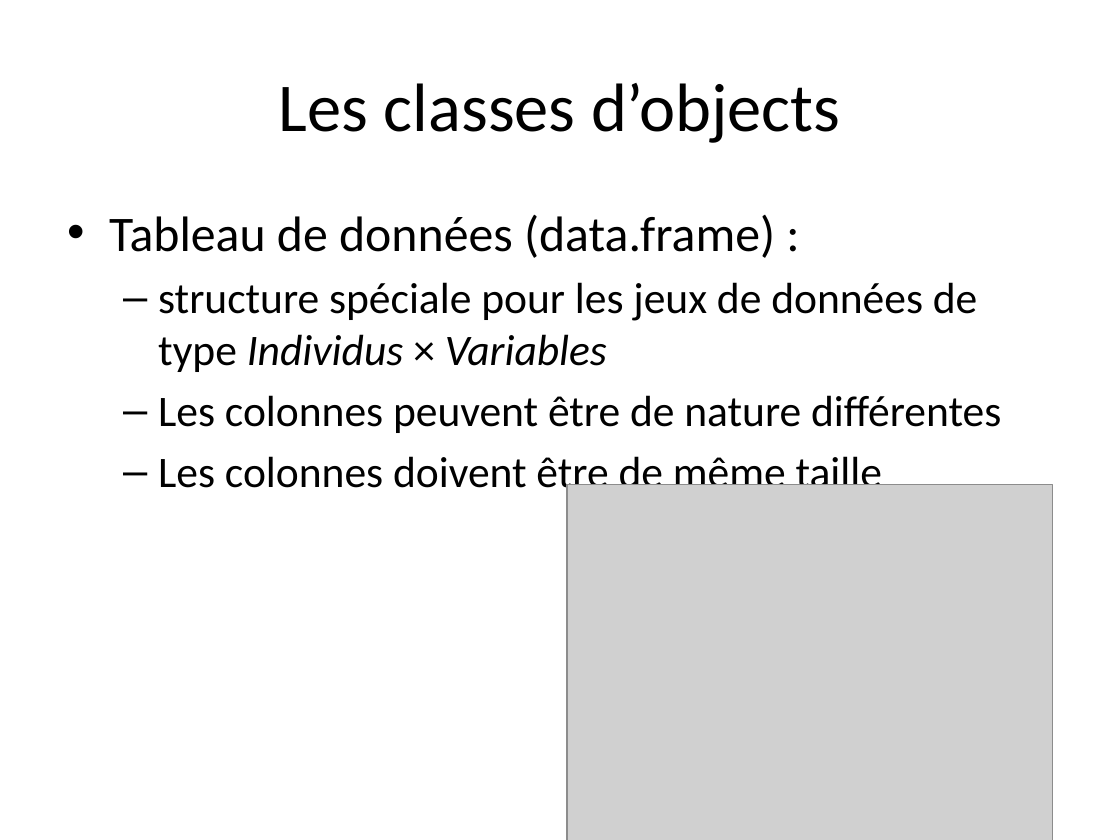
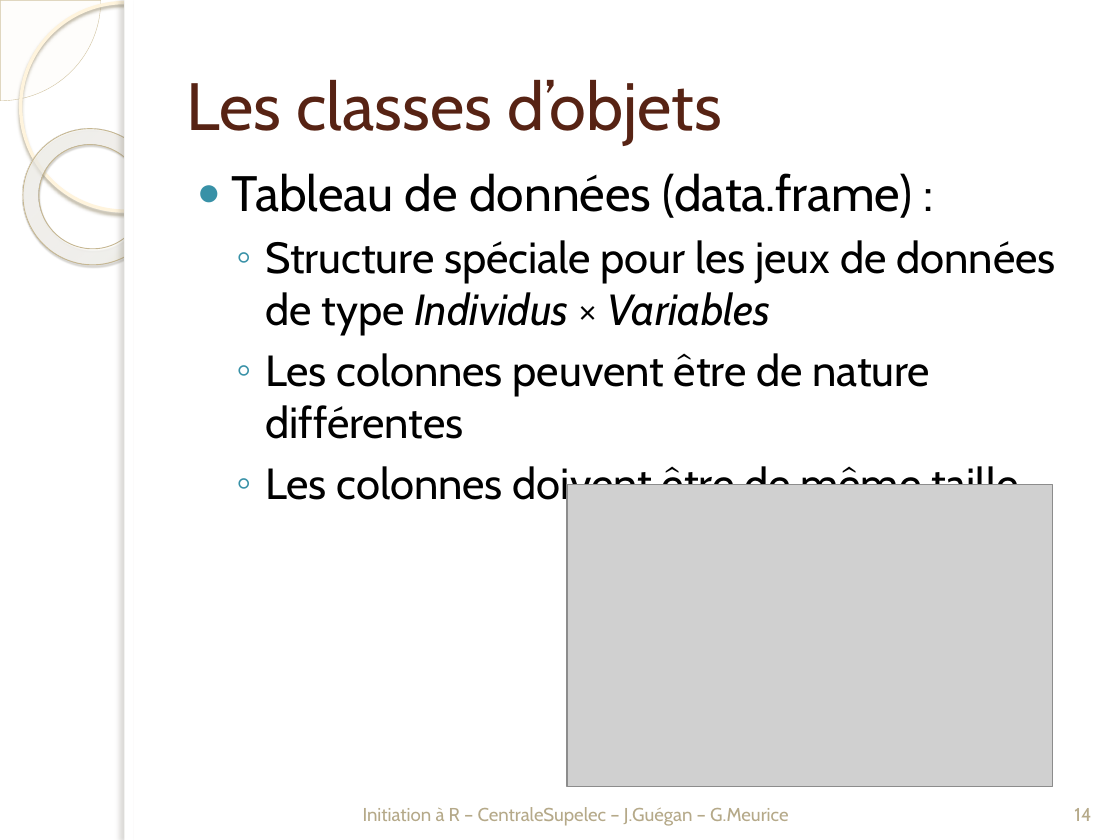
Before and after one commit to PF-BB/CentraleSupelec-R-genomics, a slide deck: slide 14 of docs/source/TP1/TP1_20161027_introR.pptx. Drawn at 1120x840 pixels with LibreOffice and Linux fonts; fonts in the diff are those of the drawing; grey boxes stand for pictures; background and template pictures are left out. Boxes give left, top, right and bottom in pixels: in the first picture for what was removed or moved away, otherwise in the second. Text is boxed around its words. In the diff, an @@ line names an element or a change of style, - is before the commit and + after.

```diff
--- a/docs/source/TP1/TP1_20161027_introR.pptx
+++ b/docs/source/TP1/TP1_20161027_introR.pptx
@@ pie slice (boxed as its full ellipse) added at box(0, 0, 101, 101), fill #FEFAF4 at 33% opacity, outline #D3C39F 0.25 pt @@
@@ ellipse added at box(20, 2, 228, 211), outline #FFF5DE 2.15 pt @@
@@ rectangle added at box(124, 0, 1120, 840), fill #FFFFFF @@
@@ rectangle added at box(124, 0, 133, 840), fill #FFFFFF @@
@@ title at box(187, 80, 722, 145): text changed; size 44 to 43 pt; font Calibri to Cabin; text colour #000000 to #572314 @@
-Les classes d’objects
+Les classes d’objets
@@ donut added at box(0, 101, 187, 292), fill gradient #FFFCF6 to #FFFEFB to #F0D28E, outline #C7B893 0.58 pt @@
@@ text "Tableau de données (data.frame) :": place and size @@
-text "Tableau de données (data.frame) :" at box(109, 215, 1001, 499)
+text "Tableau de données (data.frame) :" at box(232, 173, 1055, 510)
@@ text at box(232, 173, 1018, 510): font Calibri to Cabin in "Tableau de données (data.frame) :", "Les colonnes peuvent être de nature différentes", "Les colonnes doivent être de même taille"; bullet • to ●; bullet – to ◦ @@
@@ text at box(265, 240, 1055, 336): text changed; font Calibri to Cabin @@
-  – structure spéciale pour les jeux de données de type Individus × Variables
+  ◦ Structure spéciale pour les jeux de données de type Individus × Variables
@@ picture: place and size @@
-picture at box(567, 485, 1053, 840)
+picture at box(567, 485, 1053, 787)
@@ text added at box(363, 807, 788, 826), 12 pt, text #B6A98A @@
+Initiation à R – CentraleSupelec – J.Guégan – G.Meurice
@@ page number added at box(1074, 808, 1091, 821), 12 pt, text #B6A98A @@
+14
```
Also in this commit, not shown: 17 other slides changed, 1 slide added, 1 slide removed.
